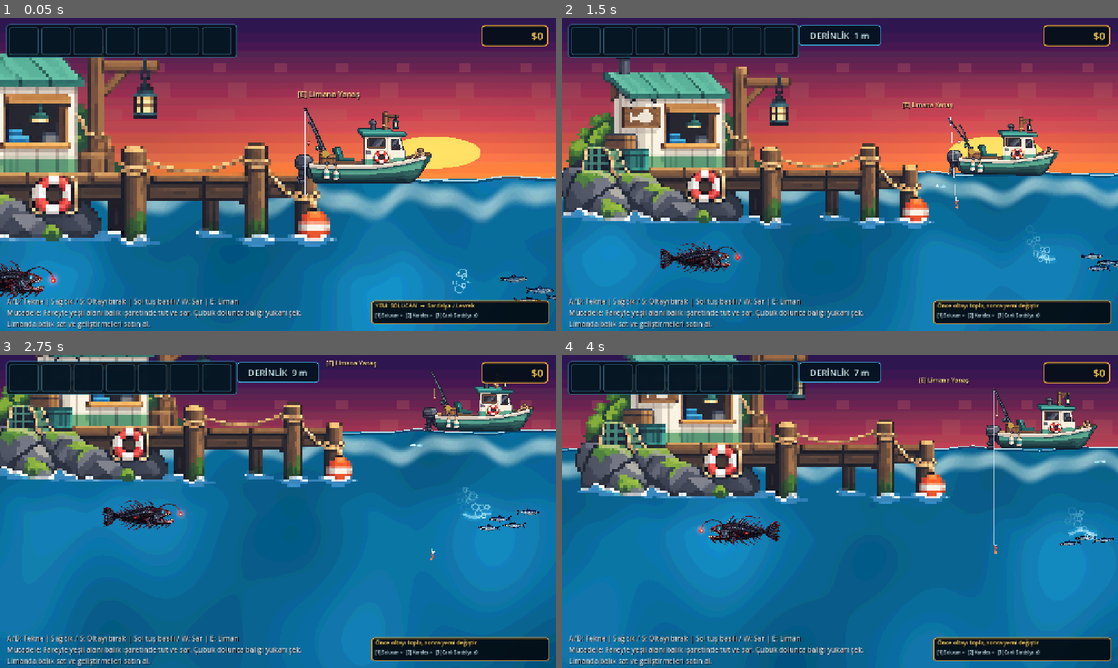
Above: before the commit, frames 1-4 (two rows, left to right).
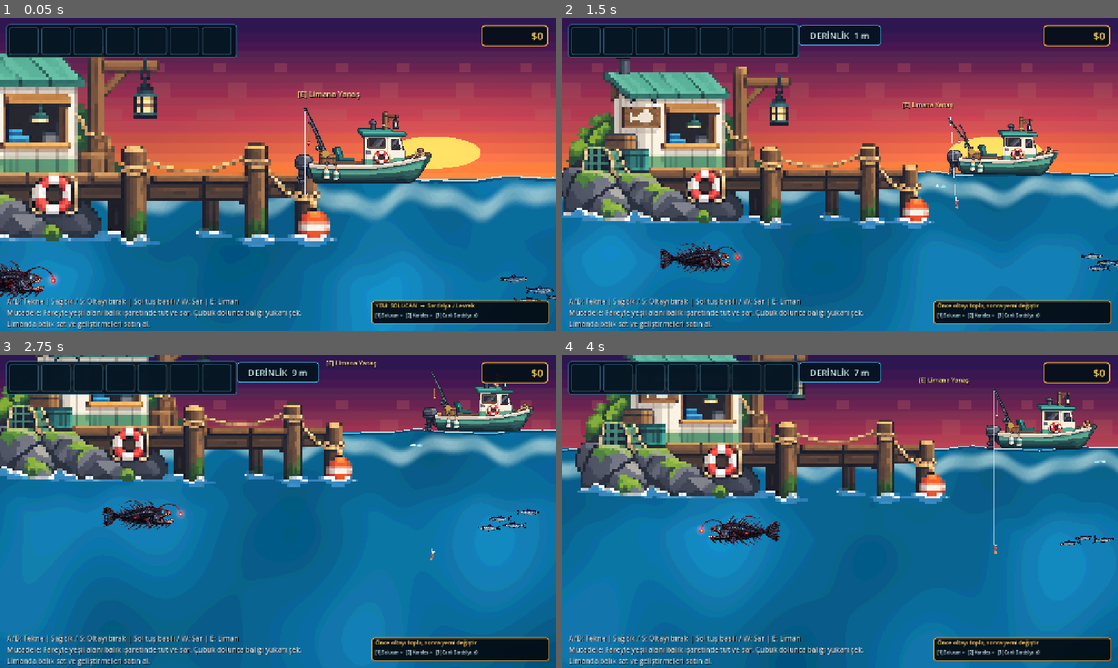
Above: after the commit, the same moments.

Repository: mirackayademir/TinyFisher
Game: Godot game, scene res://scenes/world.tscn
The game is run twice, just before and just after one commit, with the same random seed, the same clock (stepped at 60 frames per second) and the same inputs.
Inputs (mouse positions are in pixels of both pictures, inside the frame that each line leads up to):
- Up to frame 1 (0.05 s): no input
- Up to frame 2 (1.5 s): tap Enter at 0.5 s; move the mouse to (962, 158) at 0.52 s; hold D (move_right) 0.53-1.28 s; tap E (dock) at 0.6 s; click (962, 158) at 0.67 s; move the mouse to (728, 190) at 1.27 s; hold S from 1.28 s (still down); tap 1 at 1.35 s
- Up to frame 3 (2.75 s): move the mouse to (333, 442) at 2.02 s; release S at 2.03 s; hold D (move_right) from 2.03 s (still down); tap 2 at 2.1 s
- Up to frame 4 (4 s): move the mouse to (812, 574) at 2.77 s; release D (move_right) at 2.78 s; hold W 2.78-3.53 s; tap 3 at 2.85 s; click (812, 574) at 2.92 s; move the mouse to (1006, 558) at 3.52 s; hold A (move_left) from 3.53 s (still down); tap E (dock) at 3.6 s

The runs differ from the first frame. In frame 1, less than 0.1% of the frame differs, in the area x 81-85%, y 80-88%; in frame 2, 0.1%; in frame 3, 0.2%, in the area x 82-95%, y 42-57%; in frame 4, 0.1%.

Commit message:
Fix Leviathan wake and bubble effect visibility

Diff:
--- a/scenes/abyssal_leviathan_runtime.gd
+++ b/scenes/abyssal_leviathan_runtime.gd
@@ -1,8 +1,8 @@
 extends Node
 
 # Leviathan test runtime.
-# Amaç: Leviathan görselini ve tek tek eklenen özel efektleri güvenli biçimde test etmek.
-# Boss/yem/UI mantığını ilgili adımlara gelene kadar devre dışı tutuyoruz.
+# 6. madde: görünür kabarcık + su izi efekti.
+# Boss/yem/UI sistemlerine dokunmuyoruz.
 
 const FISH_TYPE: String = "Abyssal Leviathan"
 const FISH_VALUE: int = 1250
@@ -13,27 +13,23 @@
 const TEST_DEPTH_Y: float = 600.0
 const RETRY_SECONDS: float = 0.5
 
-# 6. madde: Kabarcık / su izi.
-# Efektler dünya katmanında ama deniz arka planının üstünde, Leviathan'ın altında çizilir.
-const WAKE_TAIL_OFFSET_X: float = 105.0
-const WAKE_TAIL_OFFSET_Y: float = 8.0
-const WAKE_MAX_POINTS: int = 34
-const WAKE_SAMPLE_SECONDS: float = 0.07
-const BUBBLE_BASE_SECONDS: float = 0.10
-const BUBBLE_MIN_RADIUS: float = 3.0
-const BUBBLE_MAX_RADIUS: float = 8.0
+# Leviathan görselinin doğal yönünde kafa solda, kuyruk sağda.
+# flip_h olduğunda kuyruk tarafı otomatik tersine döner.
+const TAIL_OFFSET_X: float = 145.0
+const TAIL_OFFSET_Y: float = 10.0
+
+const WAKE_INTERVAL: float = 0.055
+const BUBBLE_INTERVAL: float = 0.12
 
 var _texture: Texture2D = null
 var _world: Node2D = null
 var _boat: Node2D = null
 var _leviathan: Area2D = null
+var _sprite: Sprite2D = null
 var _retry_timer: float = 0.0
 var _spawned: bool = false
 
-var _wake_outer: Line2D = null
-var _wake_inner: Line2D = null
-var _wake_points: Array[Vector2] = []
-var _wake_sample_timer: float = 0.0
+var _wake_timer: float = 0.0
 var _bubble_timer: float = 0.0
 var _effect_time: float = 0.0
 
@@ -46,7 +42,7 @@
 
 func _process(delta: float) -> void:
 	if _spawned:
-		_update_wake_effects(delta)
+		_update_water_effects(delta)
 		return
 
 	_retry_timer -= delta
@@ -110,13 +106,23 @@
 		TEST_DEPTH_Y
 	)
 
+	# Efekt katmanlarını kesin biçimde suyun üstüne çıkarıyoruz.
+	fish.z_index = 15
 	_world.add_child(fish)
 	_configure_visual(fish)
 
 	_leviathan = fish
-	_setup_wake_effects()
+	_sprite = fish.get_node_or_null("FishSprite") as Sprite2D
 	_spawned = true
+
+	# İlk karede bile efekt görülsün.
+	for i in range(6):
+		_spawn_wake_puff(float(i) * 10.0)
+	for i in range(5):
+		_spawn_bubble(i)
+
 	print("LEVIATHAN TEST SPAWN OK: ", fish.global_position)
+	print("LEVIATHAN EFFECT 6 ACTIVE: wake + bubbles")
 
 
 func _configure_visual(fish: Area2D) -> void:
@@ -128,8 +134,7 @@
 	sprite.texture = _texture
 	sprite.texture_filter = CanvasItem.TEXTURE_FILTER_NEAREST
 	sprite.scale = Vector2(0.34, 0.34)
-	# Su izi/kabarcıklar görünür kalsın ama balığın üstüne binmesin.
-	sprite.z_index = 4
+	sprite.z_index = 0
 
 	# fish.gd bilinmeyen turu Sardalya görseline çevirmesin.
 	fish.set("last_visual_type", FISH_TYPE)
@@ -150,159 +155,123 @@
 			rect.size = Vector2(560.0, 170.0)
 
 
-func _setup_wake_effects() -> void:
-	if _world == null or _leviathan == null:
-		return
-
-	_wake_outer = Line2D.new()
-	_wake_outer.name = "LeviathanWakeOuter"
-	_wake_outer.width = 22.0
-	_wake_outer.default_color = Color(0.18, 0.68, 0.88, 0.34)
-	_wake_outer.antialiased = true
-	_wake_outer.z_index = 2
-	_world.add_child(_wake_outer)
-
-	_wake_inner = Line2D.new()
-	_wake_inner.name = "LeviathanWakeInner"
-	_wake_inner.width = 7.0
-	_wake_inner.default_color = Color(0.72, 0.94, 1.0, 0.52)
-	_wake_inner.antialiased = true
-	_wake_inner.z_index = 3
-	_world.add_child(_wake_inner)
-
-	_wake_points.clear()
-	var first_point: Vector2 = _world.to_local(_get_tail_global_position())
-	for i in range(6):
-		_wake_points.append(first_point)
-	_apply_wake_points()
-
-	# İlk anda da ekranda efekt görülsün; balığın biraz hareket etmesini beklemeyelim.
-	for i in range(4):
-		_spawn_single_bubble(i)
-
-
-func _update_wake_effects(delta: float) -> void:
-	if not is_instance_valid(_leviathan) or _world == null:
+func _update_water_effects(delta: float) -> void:
+	if _world == null or not is_instance_valid(_leviathan) or not is_instance_valid(_sprite):
 		return
 
 	_effect_time += delta
-	_wake_sample_timer -= delta
+	_wake_timer -= delta
 	_bubble_timer -= delta
 
-	if _wake_sample_timer <= 0.0:
-		_wake_sample_timer = WAKE_SAMPLE_SECONDS
-		_sample_wake_point()
+	if _wake_timer <= 0.0:
+		_wake_timer = WAKE_INTERVAL
+		_spawn_wake_puff(0.0)
 
 	if _bubble_timer <= 0.0:
-		var velocity_value: float = absf(float(_leviathan.get("current_swim_velocity_x")))
-		var speed_factor: float = clampf(velocity_value / 30.0, 0.80, 1.80)
-		_bubble_timer = BUBBLE_BASE_SECONDS / speed_factor
-		_spawn_bubble_cluster(speed_factor)
-
-
-func _sample_wake_point() -> void:
-	if _wake_outer == null or _wake_inner == null:
-		return
-
-	var point: Vector2 = _world.to_local(_get_tail_global_position())
-	if not _wake_points.is_empty():
-		var last_point: Vector2 = _wake_points[_wake_points.size() - 1]
-		# Ani sahne/teleport değişiminde ekranı boydan boya çizgiyle kesme.
-		if last_point.distance_to(point) > 420.0:
-			_wake_points.clear()
-
-	_wake_points.append(point)
-	while _wake_points.size() > WAKE_MAX_POINTS:
-		_wake_points.remove_at(0)
-
-	_apply_wake_points()
-
-
-func _apply_wake_points() -> void:
-	if _wake_outer == null or _wake_inner == null:
-		return
-	var packed_points := PackedVector2Array(_wake_points)
-	_wake_outer.points = packed_points
-	_wake_inner.points = packed_points
-
-	var velocity_value: float = 0.0
-	if is_instance_valid(_leviathan):
-		velocity_value = absf(float(_leviathan.get("current_swim_velocity_x")))
-	var speed_ratio: float = clampf(velocity_value / 30.0, 0.25, 1.8)
-	var visibility_ratio: float = speed_ratio / 1.8
-	_wake_outer.width = lerpf(15.0, 28.0, visibility_ratio)
-	_wake_inner.width = lerpf(5.0, 10.0, visibility_ratio)
-	_wake_outer.default_color = Color(0.18, 0.68, 0.88, lerpf(0.23, 0.42, visibility_ratio))
-	_wake_inner.default_color = Color(0.72, 0.94, 1.0, lerpf(0.38, 0.62, visibility_ratio))
+		_bubble_timer = BUBBLE_INTERVAL
+		var count: int = 1
+		var speed_value: float = absf(float(_leviathan.get("current_swim_velocity_x")))
+		if speed_value > 24.0 and randf() < 0.55:
+			count = 2
+		for i in range(count):
+			_spawn_bubble(i)
+
+
+func _tail_side_sign() -> float:
+	if is_instance_valid(_sprite) and _sprite.flip_h:
+		return -1.0
+	return 1.0
 
 
 func _get_tail_global_position() -> Vector2:
 	if not is_instance_valid(_leviathan):
 		return Vector2.ZERO
 
-	var direction_value: float = float(_leviathan.get("direction"))
-	if is_zero_approx(direction_value):
-		direction_value = 1.0
-
-	var tail_offset := Vector2(
-		-WAKE_TAIL_OFFSET_X * signf(direction_value),
-		WAKE_TAIL_OFFSET_Y + sin(_effect_time * 2.2) * 5.0
-	)
-	return _leviathan.global_position + tail_offset
-
-
-func _spawn_bubble_cluster(speed_factor: float) -> void:
+	var side: float = _tail_side_sign()
+	return _leviathan.global_position + Vector2(
+		TAIL_OFFSET_X * side,
+		TAIL_OFFSET_Y + sin(_effect_time * 2.0) * 5.0
+	)
+
+
+func _spawn_wake_puff(extra_back: float) -> void:
 	if _world == null or not is_instance_valid(_leviathan):
 		return
 
-	var bubble_count: int = 2
-	if speed_factor > 1.10 and randf() < 0.65:
-		bubble_count = 3
-	if speed_factor > 1.45 and randf() < 0.40:
-		bubble_count = 4
-
-	for i in range(bubble_count):
-		_spawn_single_bubble(i)
-
-
-func _spawn_single_bubble(index: int) -> void:
+	var side: float = _tail_side_sign()
+	var origin: Vector2 = _get_tail_global_position() + Vector2(side * extra_back, randf_range(-8.0, 8.0))
+
+	# Dış, geniş su girdabı.
+	var outer := Polygon2D.new()
+	outer.name = "LeviathanWakePuff"
+	outer.polygon = _make_circle_polygon(10.0, 16)
+	outer.color = Color(0.42, 0.84, 0.97, randf_range(0.28, 0.40))
+	outer.z_index = 13
+	_world.add_child(outer)
+	outer.global_position = origin
+	outer.scale = Vector2(randf_range(1.5, 2.1), randf_range(0.42, 0.62))
+
+	var outer_life: float = randf_range(0.65, 0.92)
+	var outer_target_pos: Vector2 = outer.position + Vector2(side * randf_range(52.0, 86.0), randf_range(-7.0, 7.0))
+	var outer_target_scale: Vector2 = Vector2(outer.scale.x * randf_range(1.8, 2.5), outer.scale.y * randf_range(1.15, 1.5))
+	var outer_tween: Tween = outer.create_tween()
+	outer_tween.set_parallel(true)
+	outer_tween.set_trans(Tween.TRANS_SINE)
+	outer_tween.set_ease(Tween.EASE_OUT)
+	outer_tween.tween_property(outer, "position", outer_target_pos, outer_life)
+	outer_tween.tween_property(outer, "scale", outer_target_scale, outer_life)
+	outer_tween.tween_property(outer, "modulate:a", 0.0, outer_life)
+	outer_tween.set_parallel(false)
+	outer_tween.tween_callback(outer.queue_free)
+
+	# Ortada daha parlak kısa köpük şeridi.
+	if randf() < 0.72:
+		var inner := Polygon2D.new()
+		inner.name = "LeviathanWakeFoam"
+		inner.polygon = _make_circle_polygon(5.0, 12)
+		inner.color = Color(0.83, 0.97, 1.0, randf_range(0.48, 0.68))
+		inner.z_index = 14
+		_world.add_child(inner)
+		inner.global_position = origin + Vector2(side * randf_range(0.0, 8.0), randf_range(-5.0, 5.0))
+		inner.scale = Vector2(randf_range(1.2, 1.7), randf_range(0.35, 0.52))
+
+		var inner_life: float = randf_range(0.40, 0.64)
+		var inner_target_pos: Vector2 = inner.position + Vector2(side * randf_range(34.0, 58.0), randf_range(-5.0, 5.0))
+		var inner_tween: Tween = inner.create_tween()
+		inner_tween.set_parallel(true)
+		inner_tween.set_trans(Tween.TRANS_SINE)
+		inner_tween.set_ease(Tween.EASE_OUT)
+		inner_tween.tween_property(inner, "position", inner_target_pos, inner_life)
+		inner_tween.tween_property(inner, "scale", inner.scale * Vector2(1.8, 1.25), inner_life)
+		inner_tween.tween_property(inner, "modulate:a", 0.0, inner_life)
+		inner_tween.set_parallel(false)
+		inner_tween.tween_callback(inner.queue_free)
+
+
+func _spawn_bubble(index: int) -> void:
 	if _world == null or not is_instance_valid(_leviathan):
 		return
 
-	var bubble := Line2D.new()
+	var side: float = _tail_side_sign()
+	var bubble := Polygon2D.new()
 	bubble.name = "LeviathanBubble"
-	bubble.width = randf_range(1.8, 3.2)
-	bubble.default_color = Color(0.78, 0.95, 1.0, randf_range(0.58, 0.82))
-	bubble.antialiased = true
-	bubble.z_index = 3
-
-	var radius: float = randf_range(BUBBLE_MIN_RADIUS, BUBBLE_MAX_RADIUS)
-	var circle_points := PackedVector2Array()
-	var segments: int = 12
-	for point_index in range(segments + 1):
-		var angle: float = TAU * float(point_index) / float(segments)
-		circle_points.append(Vector2(cos(angle), sin(angle)) * radius)
-	bubble.points = circle_points
-
+	var radius: float = randf_range(3.0, 7.5)
+	bubble.polygon = _make_circle_polygon(radius, 12)
+	bubble.color = Color(0.84, 0.97, 1.0, randf_range(0.58, 0.82))
+	bubble.z_index = 14
 	_world.add_child(bubble)
 
-	var direction_value: float = float(_leviathan.get("direction"))
-	if is_zero_approx(direction_value):
-		direction_value = 1.0
-	var backwards_sign: float = -signf(direction_value)
-	var spawn_global: Vector2 = _get_tail_global_position() + Vector2(
-		backwards_sign * randf_range(4.0, 22.0) + backwards_sign * float(index) * 5.0,
-		randf_range(-20.0, 20.0)
-	)
-	bubble.position = _world.to_local(spawn_global)
-	bubble.scale = Vector2.ONE * randf_range(0.85, 1.25)
-
-	var drift := Vector2(
-		backwards_sign * randf_range(22.0, 58.0),
-		-randf_range(40.0, 78.0)
-	)
-	var life: float = randf_range(0.95, 1.55)
-	var target_position: Vector2 = bubble.position + drift
+	bubble.global_position = _get_tail_global_position() + Vector2(
+		side * (randf_range(8.0, 28.0) + float(index) * 8.0),
+		randf_range(-22.0, 22.0)
+	)
+	bubble.scale = Vector2.ONE * randf_range(0.70, 1.12)
+
+	var life: float = randf_range(0.85, 1.35)
+	var target_position: Vector2 = bubble.position + Vector2(
+		side * randf_range(18.0, 48.0),
+		-randf_range(42.0, 78.0)
+	)
 	var target_scale: Vector2 = bubble.scale * randf_range(1.25, 1.65)
 
 	var tween: Tween = bubble.create_tween()
@@ -311,6 +280,14 @@
 	tween.set_ease(Tween.EASE_OUT)
 	tween.tween_property(bubble, "position", target_position, life)
 	tween.tween_property(bubble, "scale", target_scale, life)
-	tween.tween_property(bubble, "modulate", Color(1.0, 1.0, 1.0, 0.0), life)
+	tween.tween_property(bubble, "modulate:a", 0.0, life)
 	tween.set_parallel(false)
 	tween.tween_callback(bubble.queue_free)
+
+
+func _make_circle_polygon(radius: float, segments: int) -> PackedVector2Array:
+	var points := PackedVector2Array()
+	for i in range(segments):
+		var angle: float = TAU * float(i) / float(segments)
+		points.append(Vector2(cos(angle), sin(angle)) * radius)
+	return points
